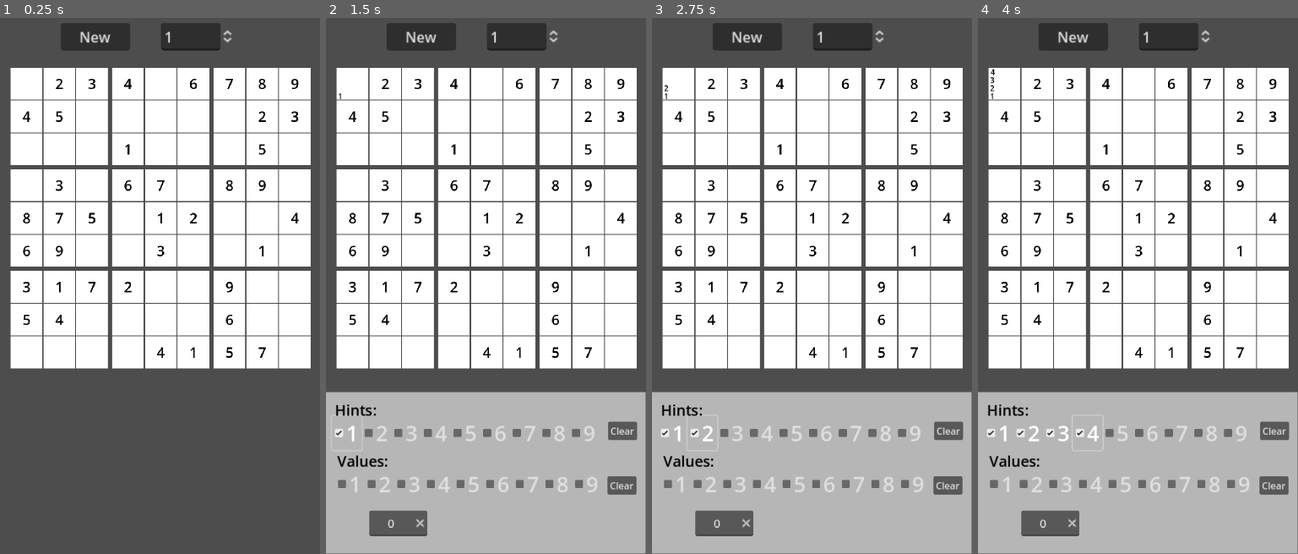
Above: before the commit, frames 1-4 (left to right).
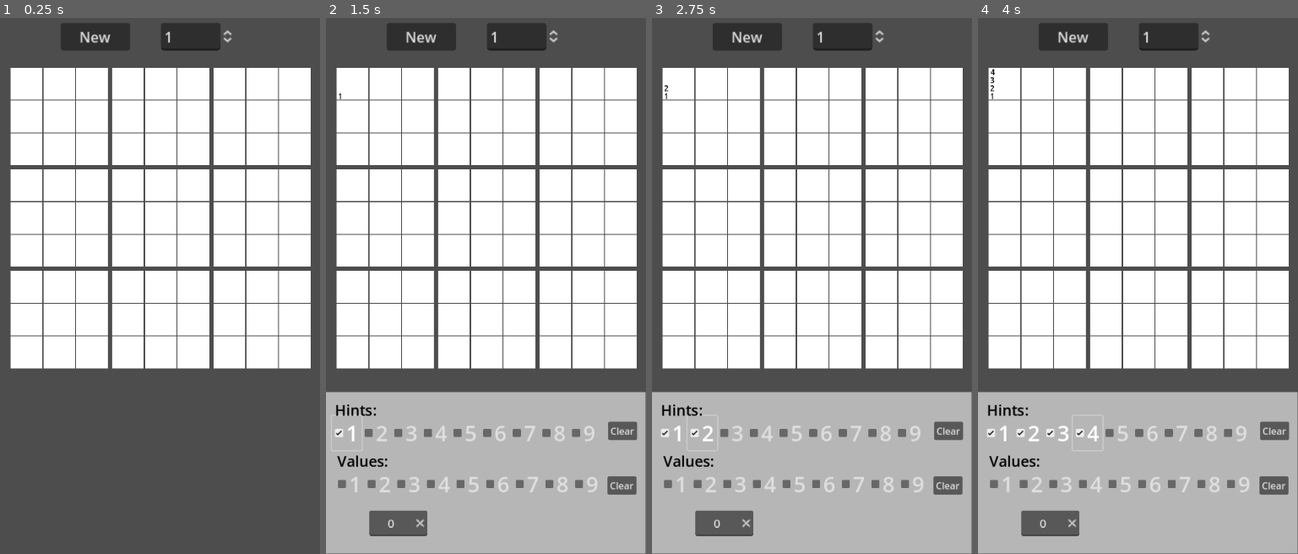
Above: after the commit, the same moments.

Repository: vcastroglez/godot-simple-sudoku
Game: Godot game, scene res://game/main_view.tscn
Two runs of this game, one before a commit and one after it. Both use one fixed random seed, a clock stepped at 60 frames per second and the inputs below.
Inputs (mouse positions are in pixels of both pictures, inside the frame that each line leads up to):
- Up to frame 1 (0.25 s): no input
- Up to frame 2 (1.5 s): click (351, 82) at 0.52 s; click "1" at 1.25 s
- Up to frame 3 (2.75 s): click "2" at 2 s
- Up to frame 4 (4 s): click "3" at 2.75 s; click "4" at 3.5 s

The runs differ from the first frame. In frame 1, 1.0% of the frame differs, in the area x 6-94%, y 11-64%; in frame 2, 1.0%; in frame 3, 1.0%; in frame 4, 1.0%.
Error after the commit: Attempt to call function 'generate_sudoku' in base 'null instance' on a null instance. (res://game/game.gd:18)

Commit message:
my own algorithm

Diff:
--- a/game/generator.gd
+++ b/game/generator.gd
@@ -1,9 +1,163 @@
 extends Node
 class_name SudokuGenerator
 
-var solved_puzzle : Array = [range(9),range(9),range(9),range(9),range(9),range(9),range(9),range(9),range(9)]
-var to_return_puzzle: Array = [range(9),range(9),range(9),range(9),range(9),range(9),range(9),range(9),range(9)]
-# Generate a Sudoku puzzle with difficulty level 1-4
+var solved_puzzle : Array = [range(1, 10),range(1, 10),range(1, 10),range(1, 10),range(1, 10),range(1, 10),range(1, 10),range(1, 10),range(1, 10)]
+var to_return_puzzle: Array = []
+const MIDDLE_DIAGONAL_LINE = [0,4,8]
+
+const FIRST_ROW = [0,1,2]
+const MIDDLE_ROW = [3,4,5]
+const LAST_ROW = [6,7,8]
+
+const FIRST_COL = [0,3,6]
+const MIDDLE_COL = [1,4,7]
+const LAST_COL = [2,5,8]
+
+func _ready() -> void:
+	to_return_puzzle = get_empty_puzzle();
+	generate_sudoku(1)
+
 func generate_sudoku(difficulty: int) -> Array:
-	#Generate random
+	#first we generate middle line with random numbers from 1 to 9
+	var stack = range(1,10)
+	stack.shuffle()
+
+	var cell_stack = range(9)
+	cell_stack.shuffle()
+
+	for block_number in [0,8]:
+		stack.shuffle()
+		for cell_number in cell_stack:
+			to_return_puzzle[block_number][cell_number] = stack[cell_number]
+
+	#block 2 and 6
+	for block_number in [2,6,1,3,7]:
+		for y in range(9):
+			var block_possible = range(9)
+			var smaller_size = 10
+			var smaller_index = 0
+			for i in range(9):
+				var possible = get_possible_values(block_number, i, to_return_puzzle)
+				if possible.size() < smaller_size && to_return_puzzle[block_number][i] == 0:
+					smaller_size = possible.size()
+					smaller_index = i
+				block_possible[i] = possible
+
+			var values_smaller = block_possible[smaller_index]
+			to_return_puzzle[block_number][smaller_index] = values_smaller.pick_random()
+
+	print_sudoku(to_return_puzzle)
+	return []
+
+
+func generate_consecutive_sudoku():
+	#first we generate middle line with random numbers from 1 to 9
+	var stack = range(1,10)
+	stack.shuffle()
+
+	#for each number 1 to 9
+	var cell_number = randi_range(1, 9) #initial position of the cell is random
+	for i in range(9):
+		cell_number = (cell_number + 1) % 9
+		var current_value = stack.pop_back() #this is what's written in the cell
+		var row_number = floor(cell_number / 3)
+		var col_number = cell_number % 3
+		#for first row of blocks
+		for block_number in  range(9):
+			var target_row = (row_number + block_number) % 3
+			var target_col = (col_number + block_number  + floor(block_number / 3)) % 3
+			var cell_index = (target_row * 3) + target_col
+			to_return_puzzle[block_number][cell_index] = current_value
+		break
+	print_sudoku(to_return_puzzle)
+
 	return to_return_puzzle;
+
+func get_possible_values(block_index : int, cell_index : int, puzzle: Array) -> Array:
+	var block = puzzle[block_index]
+	var cell = block[cell_index]
+
+	var to_return = []
+	#check the block
+	for i in range(1,10):
+		if !block.has(i):
+			to_return.push_back(i)
+
+	#get the blocks to check for row and col
+	var blocks_row_to_check = []
+	for r in [FIRST_ROW, MIDDLE_ROW, LAST_ROW]:
+		if r.has(block_index):
+			blocks_row_to_check = r.duplicate()
+			blocks_row_to_check.erase(block_index)
+			break
+
+	var blocks_column_to_check = []
+	for c in [FIRST_COL, MIDDLE_COL, LAST_COL]:
+		if c.has(block_index):
+			blocks_column_to_check = c.duplicate()
+			blocks_column_to_check.erase(block_index)
+			break
+
+	var cell_row = floor(cell_index / 3)
+
+	for block_number in blocks_row_to_check:
+		var slice_start = cell_row * 3
+		var block_row_numbers = puzzle[block_number].slice(slice_start, slice_start + 3)
+		for block_row_number in block_row_numbers:
+			to_return.erase(block_row_number)
+
+
+	var cell_col = cell_index % 3
+	for block_number in blocks_column_to_check:
+		to_return.erase(puzzle[block_number][cell_col])
+		to_return.erase(puzzle[block_number][cell_col + 3])
+		to_return.erase(puzzle[block_number][cell_col + 6])
+
+	return to_return
+
+
+#UTILITY
+func print_sudoku(sudoku: Array) -> void:
+	print('|-------|-------|-------|')
+	for row in range(3):
+		var base_index = row * 3 # 0, 3, 6
+		var fb = sudoku[base_index]
+		var sb = sudoku[base_index + 1] #1,4,7
+		var tb = sudoku[base_index + 2] #2,5,8
+		for i in range(3):
+			var base_i = i * 3 # 0, 3, 6
+			print(
+				"|",
+				implode(' ', fb.slice(base_i, base_i + 3), true),
+				"|",
+				implode(' ', sb.slice(base_i, base_i + 3), true),
+				"|",
+				implode(' ', tb.slice(base_i, base_i + 3), true),
+				"|"
+				)
+		print('|-------|-------|-------|')
+
+func implode(separator : String, array : Array, wrap: bool = false) -> String:
+	var to_return := "";
+
+	for i in range(array.size()):
+		var el = array[i]
+		if !to_return && !wrap:
+			to_return = str(el)
+		else:
+			to_return = to_return + separator + str(el)
+
+	if wrap:
+		to_return = to_return + separator
+	return to_return
+
+func get_empty_puzzle(fill_value := 0) -> Array:
+	var fill = []
+	fill.resize(9)
+	fill.fill(fill_value)
+
+	var to_return = []
+	to_return.resize(9)
+	for i in range(9):
+		to_return[i] = fill.duplicate()
+	return to_return;
--- /dev/null
+++ b/game/generator.tscn
@@ -0,0 +1,6 @@
+[gd_scene load_steps=2 format=3 uid="uid://b801c6kxvqcqp"]
+
+[ext_resource type="Script" path="res://game/generator.gd" id="1_3nrvx"]
+
+[node name="Generator" type="Node"]
+script = ExtResource("1_3nrvx")
--- a/game/main_view.tscn
+++ b/game/main_view.tscn
@@ -1,10 +1,8 @@
-[gd_scene load_steps=6 format=3 uid="uid://cc0hgeurej3l3"]
+[gd_scene load_steps=4 format=3 uid="uid://cc0hgeurej3l3"]
 
 [ext_resource type="Script" path="res://game/game.gd" id="1_pvmc2"]
 [ext_resource type="PackedScene" uid="uid://ceoqe83vib611" path="res://game/block/block.tscn" id="1_v3k5f"]
-[ext_resource type="Script" path="res://game/generator.gd" id="3_gvg28"]
-[ext_resource type="Script" path="res://game/generator.claude.gd" id="4_e7xr1"]
-[ext_resource type="Script" path="res://game/generator_github.gd" id="5_r5uw0"]
+[ext_resource type="PackedScene" uid="uid://b801c6kxvqcqp" path="res://game/generator.tscn" id="3_l5tyv"]
 
 [node name="Node2D" type="Node2D"]
 script = ExtResource("1_pvmc2")
@@ -124,14 +122,7 @@
 grow_horizontal = 0
 grow_vertical = 0
 
-[node name="Generator" type="Node" parent="."]
-script = ExtResource("3_gvg28")
-
-[node name="GeneratorClaude" type="Node" parent="."]
-script = ExtResource("4_e7xr1")
-
-[node name="GeneratorGithub" type="Node" parent="."]
-script = ExtResource("5_r5uw0")
+[node name="Generator" parent="." instance=ExtResource("3_l5tyv")]
 
 [node name="Button" type="Button" parent="."]
 offset_left = -335.0
